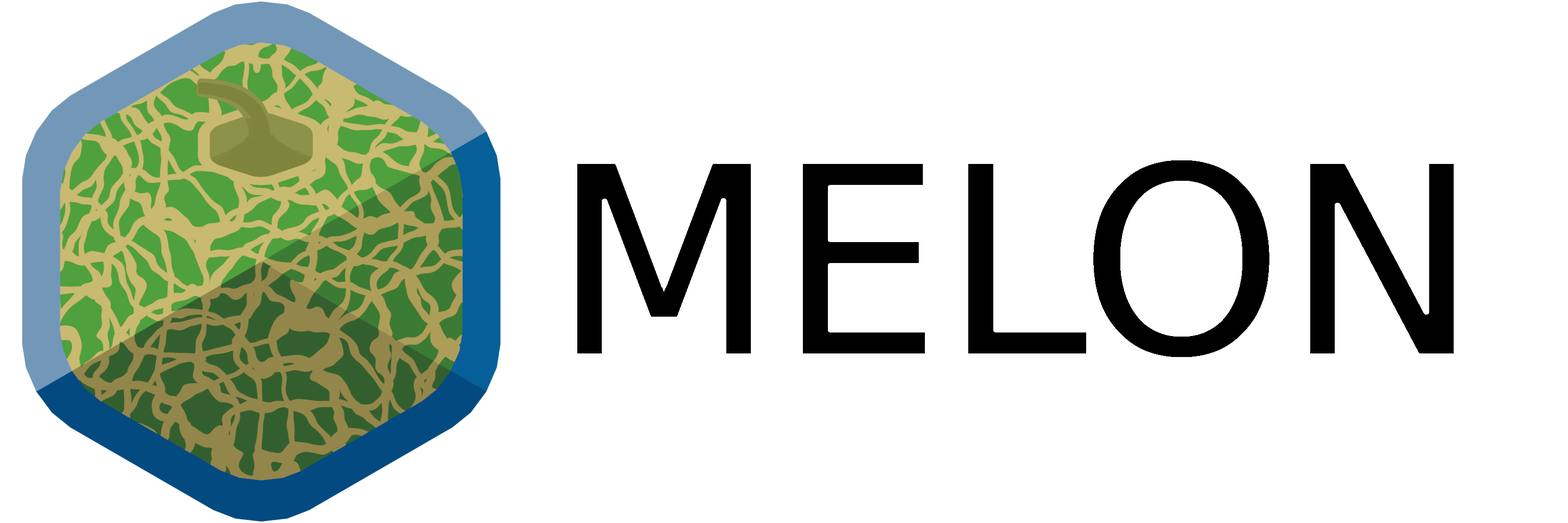
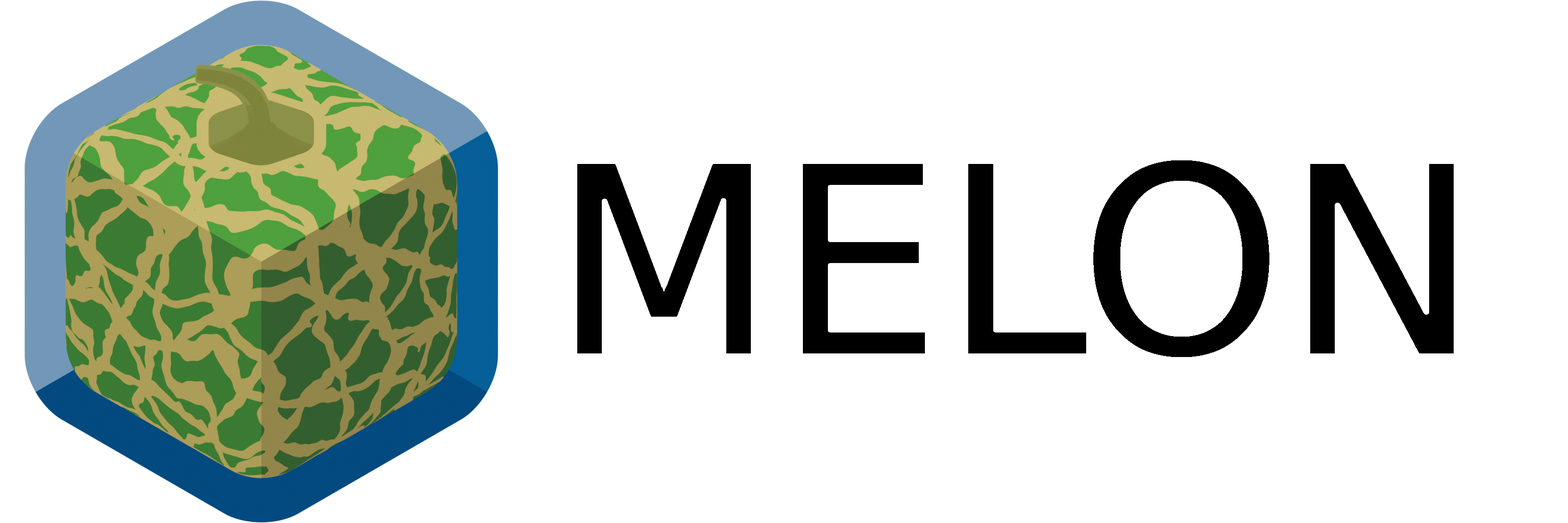
Comparing the layer stacks of the two (1568, 523) images. Changes:
added layer "melon_2.png" above "MELON" over bbox(23, 0, 499, 523)
hid "melon.png #1" over bbox(21, 1, 501, 522)